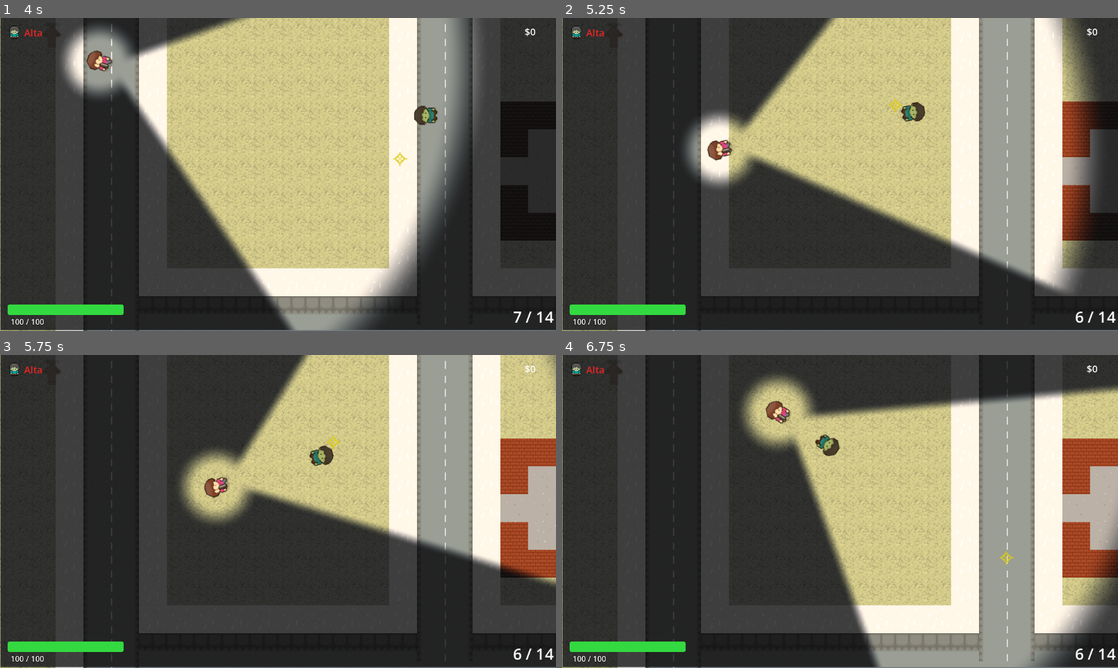
Above: before the commit, frames 1-4 (two rows, left to right).
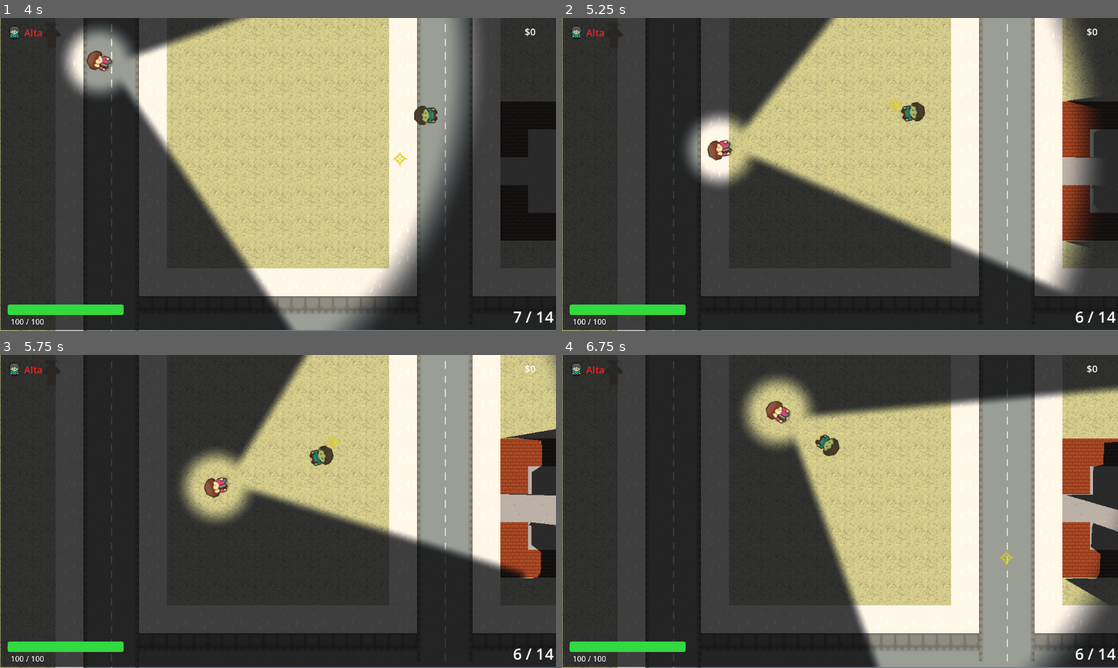
Above: after the commit, the same moments.

Repository: ClaudersonXavier/faculandia
Game: Godot game, scene res://scenes/world/menu_principal.tscn
The game is run twice, just before and just after one commit, with the same random seed, the same clock (stepped at 60 frames per second) and the same inputs.
Inputs (mouse positions are in pixels of both pictures, inside the frame that each line leads up to):
- Up to frame 1 (4 s): click "Novo Jogo" at 0.5 s; click "Novo Jogo" at 1.25 s; click "Slot 1 — vazia" at 2 s; click "Zona Norte" at 2.75 s; tap Enter at 3.5 s; move the mouse to (400, 158) at 3.52 s; hold Right (ui_right) from 3.53 s (still down); tap E (interact) at 3.6 s
- Up to frame 2 (5.25 s): move the mouse to (728, 190) at 4.27 s; release Right (ui_right) at 4.28 s; hold Down (ui_down) 4.28-5.03 s; click (728, 190) at 4.35 s; move the mouse to (895, 105) at 5.02 s; hold Right (ui_right) from 5.03 s (still down); tap Z at 5.1 s
- Up to frame 3 (5.75 s): keep holding Right (ui_right)
- Up to frame 4 (6.75 s): move the mouse to (812, 574) at 5.77 s; release Right (ui_right) at 5.78 s; hold Up (ui_up) 5.78-6.53 s; tap L at 5.85 s; move the mouse to (1006, 558) at 6.52 s; hold Left (ui_left) from 6.53 s (still down); tap Delete at 6.6 s

Frame 1 is identical in both runs. In frame 2, 0.2% of the frame differs, in the area x 90-97%, y 25-73%; in frame 3, 1.5%; in frame 4, 1.9%, in the area x 90-100%, y 27-79%.

Commit message:
fix: adiciona poligonos de colisao aos tiles de parede em tileset_parede.tres

Diff:
--- a/resources/tilesets/tileset_parede.tres
+++ b/resources/tilesets/tileset_parede.tres
@@ -1,86 +1,155 @@
-[gd_resource type="TileSet" format=3 uid="uid://6wnex0nuy6nk"]
+[gd_resource type="TileSet" format=3]
 
-[ext_resource type="Texture2D" uid="uid://daxkw5aex5chb" path="res://resources/sprites/environment/tileset_chao.png" id="1_4e0ko"]
-[ext_resource type="Texture2D" uid="uid://cxlu8a22bpnk0" path="res://resources/sprites/environment/paredes.png" id="2_y4wjo"]
+[ext_resource type="Texture2D" path="res://resources/sprites/environment/tileset_chao.png" id="1_4e0ko"]
+[ext_resource type="Texture2D" path="res://resources/sprites/environment/paredes.png" id="2_y4wjo"]
 
 [sub_resource type="TileSetAtlasSource" id="TileSetAtlasSource_sq78c"]
 texture = ExtResource("1_4e0ko")
 texture_region_size = Vector2i(32, 32)
 0:0/0 = 0
+0:0/0/physics_layer_0/polygon_0/points = PackedVector2Array(-16, -16, 16, -16, 16, 16, -16, 16)
 1:0/0 = 0
+1:0/0/physics_layer_0/polygon_0/points = PackedVector2Array(-16, -16, 16, -16, 16, 16, -16, 16)
 0:1/0 = 0
+0:1/0/physics_layer_0/polygon_0/points = PackedVector2Array(-16, -16, 16, -16, 16, 16, -16, 16)
 2:1/0 = 0
+2:1/0/physics_layer_0/polygon_0/points = PackedVector2Array(-16, -16, 16, -16, 16, 16, -16, 16)
 3:1/0 = 0
 3:1/0/physics_layer_0/polygon_0/points = PackedVector2Array(-16, -16, 16, -16, 16, 16, -16, 16)
 0:2/0 = 0
+0:2/0/physics_layer_0/polygon_0/points = PackedVector2Array(-16, -16, 16, -16, 16, 16, -16, 16)
 1:2/0 = 0
+1:2/0/physics_layer_0/polygon_0/points = PackedVector2Array(-16, -16, 16, -16, 16, 16, -16, 16)
 2:2/0 = 0
+2:2/0/physics_layer_0/polygon_0/points = PackedVector2Array(-16, -16, 16, -16, 16, 16, -16, 16)
 3:2/0 = 0
+3:2/0/physics_layer_0/polygon_0/points = PackedVector2Array(-16, -16, 16, -16, 16, 16, -16, 16)
 0:3/0 = 0
+0:3/0/physics_layer_0/polygon_0/points = PackedVector2Array(-16, -16, 16, -16, 16, 16, -16, 16)
 1:3/0 = 0
+1:3/0/physics_layer_0/polygon_0/points = PackedVector2Array(-16, -16, 16, -16, 16, 16, -16, 16)
 
 [sub_resource type="TileSetAtlasSource" id="TileSetAtlasSource_p1cp4"]
 texture = ExtResource("2_y4wjo")
 texture_region_size = Vector2i(32, 32)
 0:0/0 = 0
+0:0/0/physics_layer_0/polygon_0/points = PackedVector2Array(-16, -16, 16, -16, 16, 16, -16, 16)
 2:0/0 = 0
+2:0/0/physics_layer_0/polygon_0/points = PackedVector2Array(-16, -16, 16, -16, 16, 16, -16, 16)
 3:0/0 = 0
+3:0/0/physics_layer_0/polygon_0/points = PackedVector2Array(-16, -16, 16, -16, 16, 16, -16, 16)
 4:0/0 = 0
+4:0/0/physics_layer_0/polygon_0/points = PackedVector2Array(-16, -16, 16, -16, 16, 16, -16, 16)
 5:0/0 = 0
+5:0/0/physics_layer_0/polygon_0/points = PackedVector2Array(-16, -16, 16, -16, 16, 16, -16, 16)
 6:0/0 = 0
+6:0/0/physics_layer_0/polygon_0/points = PackedVector2Array(-16, -16, 16, -16, 16, 16, -16, 16)
 7:0/0 = 0
+7:0/0/physics_layer_0/polygon_0/points = PackedVector2Array(-16, -16, 16, -16, 16, 16, -16, 16)
 8:0/0 = 0
+8:0/0/physics_layer_0/polygon_0/points = PackedVector2Array(-16, -16, 16, -16, 16, 16, -16, 16)
 9:0/0 = 0
+9:0/0/physics_layer_0/polygon_0/points = PackedVector2Array(-16, -16, 16, -16, 16, 16, -16, 16)
 0:1/0 = 0
+0:1/0/physics_layer_0/polygon_0/points = PackedVector2Array(-16, -16, 16, -16, 16, 16, -16, 16)
 1:1/0 = 0
+1:1/0/physics_layer_0/polygon_0/points = PackedVector2Array(-16, -16, 16, -16, 16, 16, -16, 16)
 2:1/0 = 0
+2:1/0/physics_layer_0/polygon_0/points = PackedVector2Array(-16, -16, 16, -16, 16, 16, -16, 16)
 3:1/0 = 0
+3:1/0/physics_layer_0/polygon_0/points = PackedVector2Array(-16, -16, 16, -16, 16, 16, -16, 16)
 4:1/0 = 0
+4:1/0/physics_layer_0/polygon_0/points = PackedVector2Array(-16, -16, 16, -16, 16, 16, -16, 16)
 5:1/0 = 0
+5:1/0/physics_layer_0/polygon_0/points = PackedVector2Array(-16, -16, 16, -16, 16, 16, -16, 16)
 6:1/0 = 0
+6:1/0/physics_layer_0/polygon_0/points = PackedVector2Array(-16, -16, 16, -16, 16, 16, -16, 16)
 7:1/0 = 0
+7:1/0/physics_layer_0/polygon_0/points = PackedVector2Array(-16, -16, 16, -16, 16, 16, -16, 16)
 8:1/0 = 0
+8:1/0/physics_layer_0/polygon_0/points = PackedVector2Array(-16, -16, 16, -16, 16, 16, -16, 16)
 9:1/0 = 0
+9:1/0/physics_layer_0/polygon_0/points = PackedVector2Array(-16, -16, 16, -16, 16, 16, -16, 16)
 0:2/0 = 0
+0:2/0/physics_layer_0/polygon_0/points = PackedVector2Array(-16, -16, 16, -16, 16, 16, -16, 16)
 1:2/0 = 0
+1:2/0/physics_layer_0/polygon_0/points = PackedVector2Array(-16, -16, 16, -16, 16, 16, -16, 16)
 7:2/0 = 0
+7:2/0/physics_layer_0/polygon_0/points = PackedVector2Array(-16, -16, 16, -16, 16, 16, -16, 16)
 9:2/0 = 0
+9:2/0/physics_layer_0/polygon_0/points = PackedVector2Array(-16, -16, 16, -16, 16, 16, -16, 16)
 8:3/0 = 0
+8:3/0/physics_layer_0/polygon_0/points = PackedVector2Array(-16, -16, 16, -16, 16, 16, -16, 16)
 9:3/0 = 0
+9:3/0/physics_layer_0/polygon_0/points = PackedVector2Array(-16, -16, 16, -16, 16, 16, -16, 16)
 0:4/0 = 0
+0:4/0/physics_layer_0/polygon_0/points = PackedVector2Array(-16, -16, 16, -16, 16, 16, -16, 16)
 1:4/0 = 0
+1:4/0/physics_layer_0/polygon_0/points = PackedVector2Array(-16, -16, 16, -16, 16, 16, -16, 16)
 2:4/0 = 0
+2:4/0/physics_layer_0/polygon_0/points = PackedVector2Array(-16, -16, 16, -16, 16, 16, -16, 16)
 3:4/0 = 0
+3:4/0/physics_layer_0/polygon_0/points = PackedVector2Array(-16, -16, 16, -16, 16, 16, -16, 16)
 4:4/0 = 0
+4:4/0/physics_layer_0/polygon_0/points = PackedVector2Array(-16, -16, 16, -16, 16, 16, -16, 16)
 5:4/0 = 0
+5:4/0/physics_layer_0/polygon_0/points = PackedVector2Array(-16, -16, 16, -16, 16, 16, -16, 16)
 6:4/0 = 0
+6:4/0/physics_layer_0/polygon_0/points = PackedVector2Array(-16, -16, 16, -16, 16, 16, -16, 16)
 7:4/0 = 0
+7:4/0/physics_layer_0/polygon_0/points = PackedVector2Array(-16, -16, 16, -16, 16, 16, -16, 16)
 8:4/0 = 0
+8:4/0/physics_layer_0/polygon_0/points = PackedVector2Array(-16, -16, 16, -16, 16, 16, -16, 16)
 9:4/0 = 0
+9:4/0/physics_layer_0/polygon_0/points = PackedVector2Array(-16, -16, 16, -16, 16, 16, -16, 16)
 0:5/0 = 0
+0:5/0/physics_layer_0/polygon_0/points = PackedVector2Array(-16, -16, 16, -16, 16, 16, -16, 16)
 1:5/0 = 0
+1:5/0/physics_layer_0/polygon_0/points = PackedVector2Array(-16, -16, 16, -16, 16, 16, -16, 16)
 4:5/0 = 0
+4:5/0/physics_layer_0/polygon_0/points = PackedVector2Array(-16, -16, 16, -16, 16, 16, -16, 16)
 5:5/0 = 0
+5:5/0/physics_layer_0/polygon_0/points = PackedVector2Array(-16, -16, 16, -16, 16, 16, -16, 16)
 6:5/0 = 0
+6:5/0/physics_layer_0/polygon_0/points = PackedVector2Array(-16, -16, 16, -16, 16, 16, -16, 16)
 9:5/0 = 0
+9:5/0/physics_layer_0/polygon_0/points = PackedVector2Array(-16, -16, 16, -16, 16, 16, -16, 16)
 0:6/0 = 0
+0:6/0/physics_layer_0/polygon_0/points = PackedVector2Array(-16, -16, 16, -16, 16, 16, -16, 16)
 3:6/0 = 0
+3:6/0/physics_layer_0/polygon_0/points = PackedVector2Array(-16, -16, 16, -16, 16, 16, -16, 16)
 4:6/0 = 0
+4:6/0/physics_layer_0/polygon_0/points = PackedVector2Array(-16, -16, 16, -16, 16, 16, -16, 16)
 5:6/0 = 0
+5:6/0/physics_layer_0/polygon_0/points = PackedVector2Array(-16, -16, 16, -16, 16, 16, -16, 16)
 8:6/0 = 0
+8:6/0/physics_layer_0/polygon_0/points = PackedVector2Array(-16, -16, 16, -16, 16, 16, -16, 16)
 9:6/0 = 0
+9:6/0/physics_layer_0/polygon_0/points = PackedVector2Array(-16, -16, 16, -16, 16, 16, -16, 16)
 0:7/0 = 0
+0:7/0/physics_layer_0/polygon_0/points = PackedVector2Array(-16, -16, 16, -16, 16, 16, -16, 16)
 5:7/0 = 0
+5:7/0/physics_layer_0/polygon_0/points = PackedVector2Array(-16, -16, 16, -16, 16, 16, -16, 16)
 0:8/0 = 0
+0:8/0/physics_layer_0/polygon_0/points = PackedVector2Array(-16, -16, 16, -16, 16, 16, -16, 16)
 1:8/0 = 0
+1:8/0/physics_layer_0/polygon_0/points = PackedVector2Array(-16, -16, 16, -16, 16, 16, -16, 16)
 2:8/0 = 0
+2:8/0/physics_layer_0/polygon_0/points = PackedVector2Array(-16, -16, 16, -16, 16, 16, -16, 16)
 3:8/0 = 0
+3:8/0/physics_layer_0/polygon_0/points = PackedVector2Array(-16, -16, 16, -16, 16, 16, -16, 16)
 4:8/0 = 0
+4:8/0/physics_layer_0/polygon_0/points = PackedVector2Array(-16, -16, 16, -16, 16, 16, -16, 16)
 5:8/0 = 0
+5:8/0/physics_layer_0/polygon_0/points = PackedVector2Array(-16, -16, 16, -16, 16, 16, -16, 16)
 6:8/0 = 0
+6:8/0/physics_layer_0/polygon_0/points = PackedVector2Array(-16, -16, 16, -16, 16, 16, -16, 16)
 7:8/0 = 0
+7:8/0/physics_layer_0/polygon_0/points = PackedVector2Array(-16, -16, 16, -16, 16, 16, -16, 16)
 8:8/0 = 0
+8:8/0/physics_layer_0/polygon_0/points = PackedVector2Array(-16, -16, 16, -16, 16, 16, -16, 16)
 9:8/0 = 0
+9:8/0/physics_layer_0/polygon_0/points = PackedVector2Array(-16, -16, 16, -16, 16, 16, -16, 16)
 
 [resource]
 tile_size = Vector2i(32, 32)
